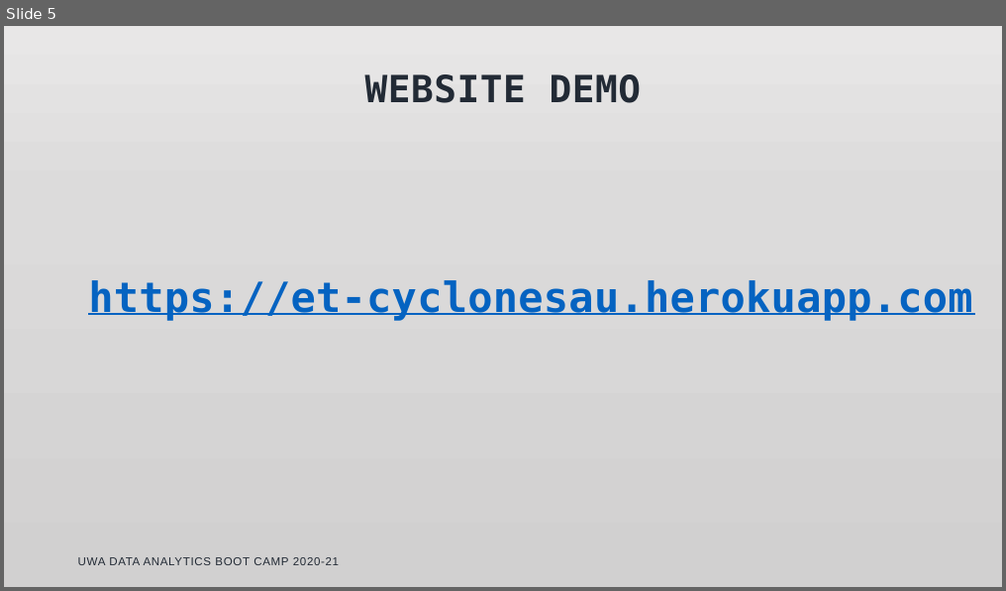
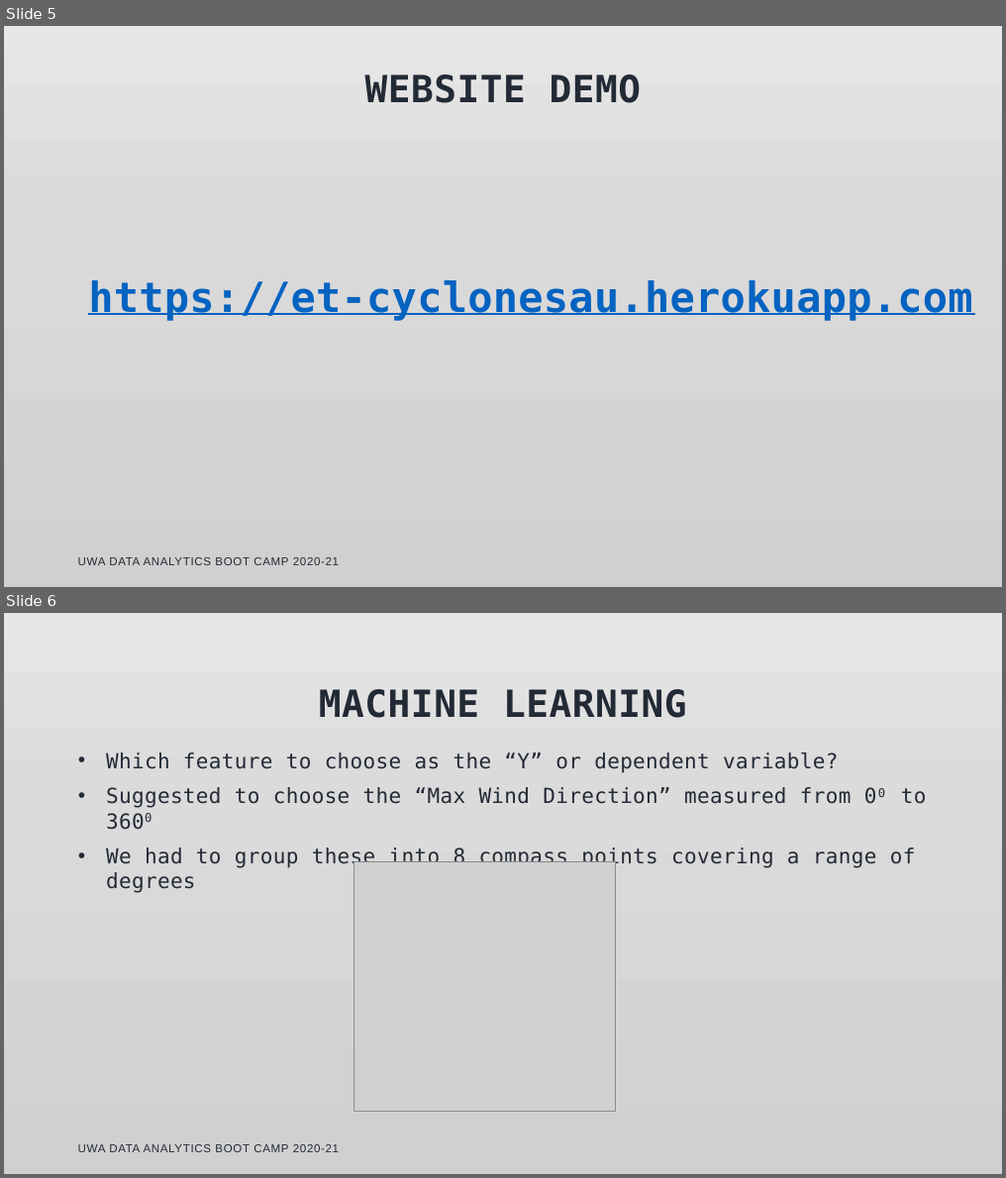
Before and after one commit to etassone1974/UWA-Project-3, a slide deck: Cyclones In Australia.pptx. Shown one above the other, each under a label of ours: slide 5 before the commit, slides 5 and 6 after it. The pictures are 1006x591 and 1006x1178 pixels, drawn with LibreOffice and Linux fonts; fonts in the diff are those of the drawing; grey boxes stand for pictures; background and template pictures are left out. Boxes give left, top, right and bottom in pixels: in the first picture for what was removed or moved away, otherwise in the second. Text is boxed around its words. In the diff, an @@ line names an element or a change of style, - is before the commit and + after.

```diff
--- a/Cyclones In Australia.pptx
+++ b/Cyclones In Australia.pptx
@@ slide 6 added at [4,613,1002,1174], background picture (left out) @@
@@ title added at [319,689,687,718], 36 pt, text #222A35, bold @@
+MACHINE LEARNING
@@ text added at [106,753,927,893], 20 pt, text #222A35 @@
+• Which feature to choose as the “Y” or dependent variable?
+• Suggested to choose the “Max Wind Direction” measured from 00 to 3600
+• We had to group these into 8 compass points covering a range of degrees
@@ picture added at [353,861,615,1112] @@
@@ text added at [78,1145,339,1153], 11 pt, text #222A35 @@
+UWA DATA ANALYTICS BOOT CAMP 2020-21
```
Also in this commit, not shown: 1 slide changed, 6 other slides added, 3 other files.
